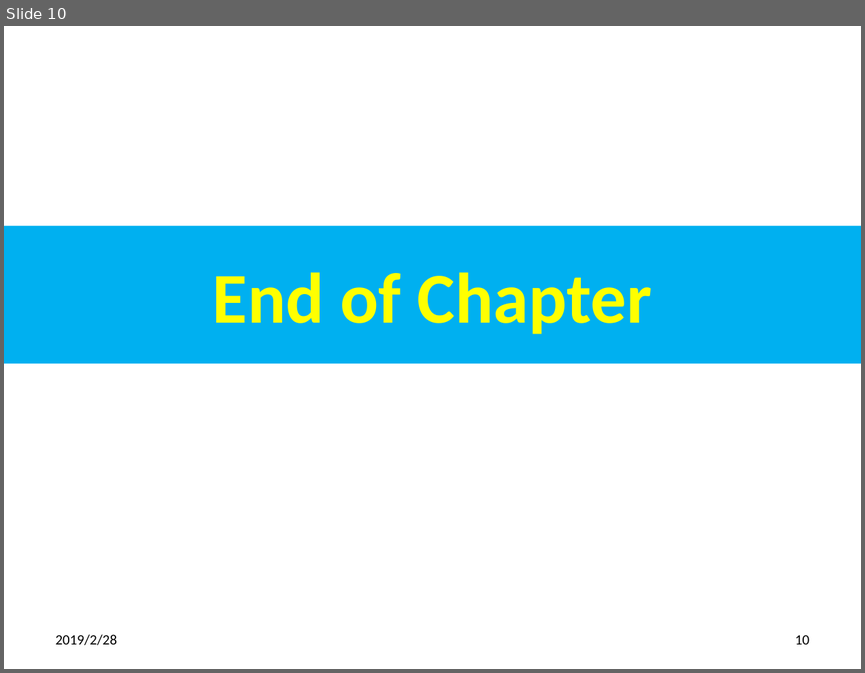
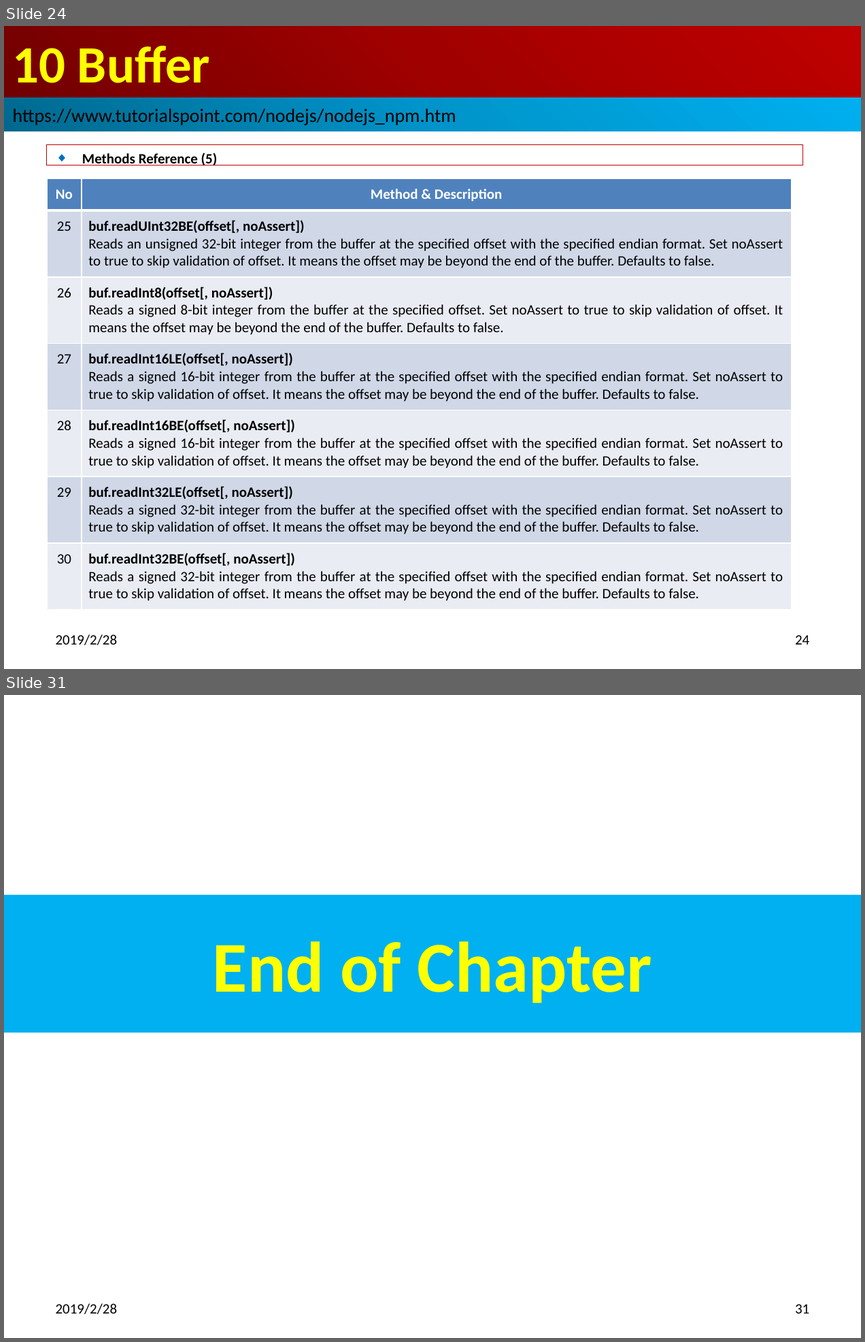
Before and after one commit to peterhchen/100-nodejs-basic, a slide deck: 15_Ch10_Buffer.pptx. Shown one above the other, each under a label of ours: slide 10 before the commit, slides 24 and 31 after it; the slides between them are not shown. The pictures are 865x673 and 865x1342 pixels, drawn with LibreOffice and Linux fonts; fonts in the diff are those of the drawing. Boxes give left, top, right and bottom in pixels: in the first picture for what was removed or moved away, otherwise in the second. Text is boxed around its words. In the diff, an @@ line names an element or a change of style, - is before the commit and + after.

Commit message:
Buffer Operation

```diff
--- a/15_Ch10_Buffer.pptx
+++ b/15_Ch10_Buffer.pptx
@@ slide 24 added at [4, 26, 861, 669], background #FFFFFF @@
@@ title added at [4, 26, 861, 98], fill gradient #720000 to #A20000 to #C00000, 44 pt, text #FFFF00, bold @@
+10 Buffer
@@ rectangle added at [4, 98, 861, 131], fill gradient #00688E to #0094CA to #00B0F0, 16 pt, text #000000 @@
+https://www.tutorialspoint.com/nodejs/nodejs_npm.htm
@@ rectangle added at [47, 145, 802, 165], outline #C00000 0.75 pt, 12 pt, text #000000, bold @@
+◆ Methods Reference (5)
@@ table added at [47, 178, 791, 605], 7 rows, 2 columns @@
+No | Method & Description
+25 | buf.readUInt32BE(offset[, noAssert]) / Reads an unsigned 32-bit integer from the buffer at the specified offset with the specified endian format. Set noAssert to true to skip validation of offset. It means the offset may be beyond the end of the buffer. Defaults to false.
+26 | buf.readInt8(offset[, noAssert]) / Reads a signed 8-bit integer from the buffer at the specified offset. Set noAssert to true to skip validation of offset. It means the offset may be beyond the end of the buffer. Defaults to false.
+27 | buf.readInt16LE(offset[, noAssert]) / Reads a signed 16-bit integer from the buffer at the specified offset with the specified endian format. Set noAssert to true to skip validation of offset. It means the offset may be beyond the end of the buffer. Defaults to false.
+28 | buf.readInt16BE(offset[, noAssert]) / Reads a signed 16-bit integer from the buffer at the specified offset with the specified endian format. Set noAssert to true to skip validation of offset. It means the offset may be beyond the end of the buffer. Defaults to false.
+29 | buf.readInt32LE(offset[, noAssert]) / Reads a signed 32-bit integer from the buffer at the specified offset with the specified endian format. Set noAssert to true to skip validation of offset. It means the offset may be beyond the end of the buffer. Defaults to false.
+30 | buf.readInt32BE(offset[, noAssert]) / Reads a signed 32-bit integer from the buffer at the specified offset with the specified endian format. Set noAssert to true to skip validation of offset. It means the offset may be beyond the end of the buffer. Defaults to false.
@@ text added at [56, 634, 118, 645], 12 pt, text #000000 @@
+2019/2/28
@@ page number added at [795, 635, 809, 644], 12 pt, text #000000 @@
+24
@@ what was slide 10 is now slide 31 @@
@@ page number at [795, 1304, 809, 1313]: text changed @@
-10
+31
```
Also in this commit, not shown: 20 other slides added, 5 other files.
